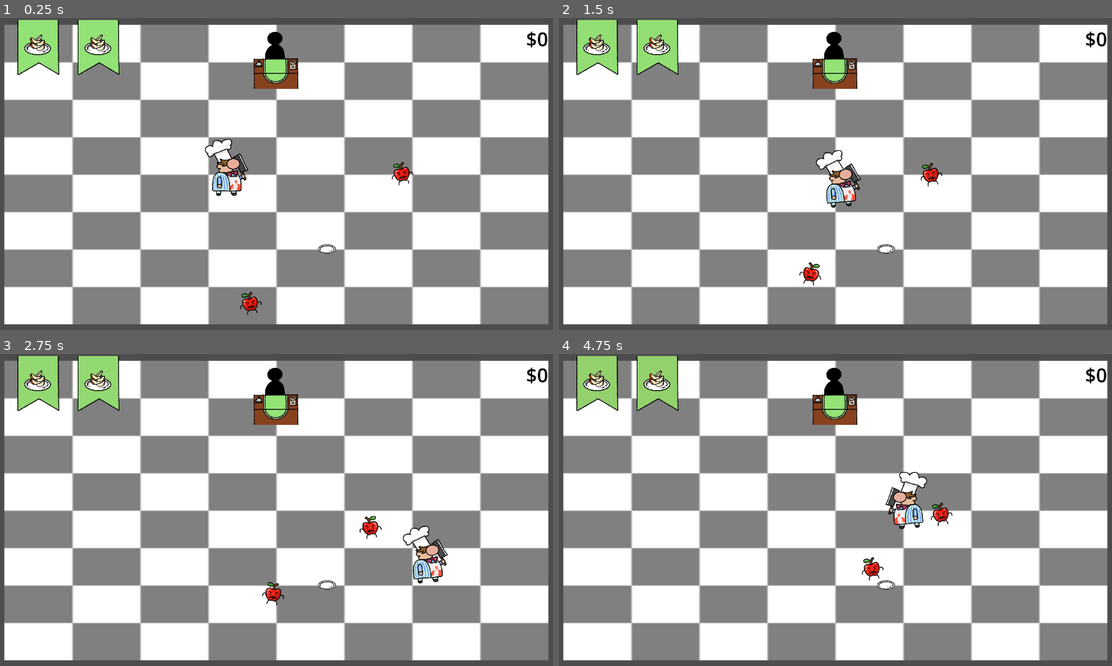
Above: before the commit, frames 1-4 (two rows, left to right).
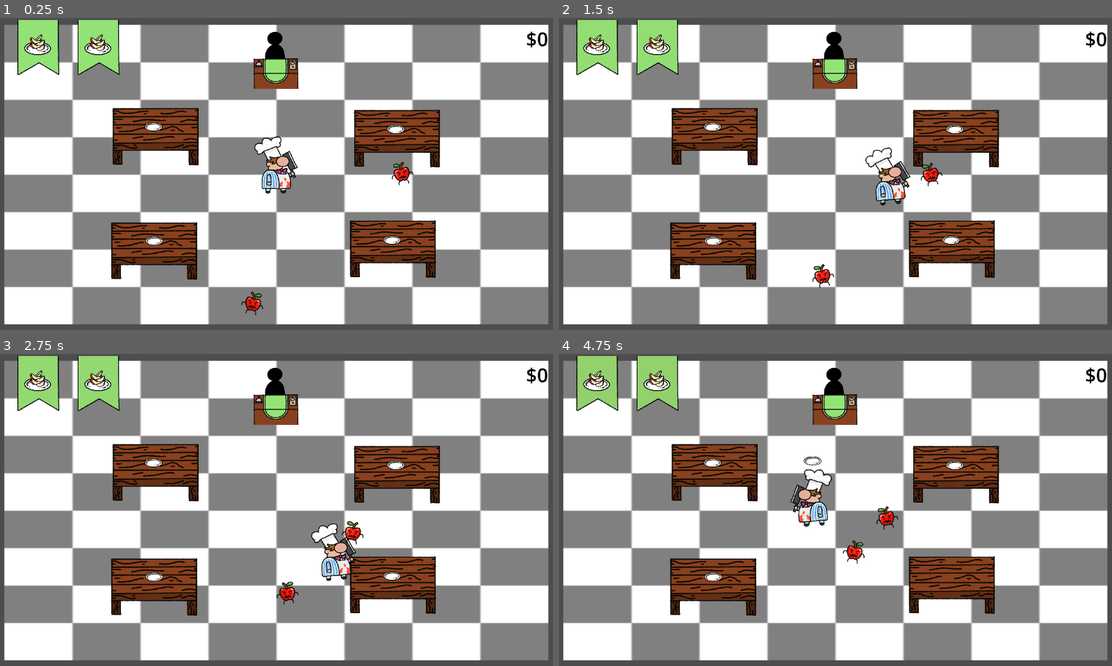
Above: after the commit, the same moments.

Repository: santosty25/Mortal-Cooking
Game: Godot game, scene res://Scenes/Main.tscn
Same seed, same stepped clock (60 frames per second), same inputs: the game is played once before the commit and once after it.
Inputs (mouse positions are in pixels of both pictures, inside the frame that each line leads up to):
- Up to frame 1 (0.25 s): no input
- Up to frame 2 (1.5 s): move the mouse to (957, 158) at 0.52 s; hold D (Move_Right) 0.53-1.28 s; click (957, 158) at 0.6 s; move the mouse to (724, 189) at 1.27 s; hold S (Move_Down) from 1.28 s (still down); tap Shift (Block) at 1.35 s
- Up to frame 3 (2.75 s): move the mouse to (331, 441) at 2.02 s; release S (Move_Down) at 2.03 s; hold D (Move_Right) from 2.03 s (still down); hold Space (Dash) from 2.03 s (still down)
- Up to frame 4 (4.75 s): move the mouse to (807, 572) at 2.77 s; release D (Move_Right) at 2.78 s; release Space (Dash) at 2.78 s; hold W (Move_Up) 2.78-3.53 s; tap E (Interact) at 2.85 s; move the mouse to (1001, 556) at 3.52 s; hold A (Move_Left) from 3.53 s (still down); click (1001, 556) at 3.6 s; move the mouse to (669, 463) at 4.27 s; tap Shift (Block) at 4.35 s

The runs differ from the first frame. In frame 1, 11% of the frame differs, in the area x 19-80%, y 28-96%; in frame 2, 11%; in frame 3, 11%; in frame 4, 11%, in the area x 19-80%, y 28-84%.

Commit message:
Added in tables

Diff:
--- a/Scenes/Main.tscn
+++ b/Scenes/Main.tscn
@@ -1,9 +1,12 @@
-[gd_scene load_steps=10 format=3 uid="uid://dwirvfmddfg78"]
+[gd_scene load_steps=13 format=3 uid="uid://c454qsgse2goj"]
 
 [ext_resource type="Script" path="res://Code/Main.gd" id="1_144we"]
 [ext_resource type="PackedScene" uid="uid://tq3hr05vu4ux" path="res://Scenes/Character/Player.tscn" id="2_cqwo3"]
 [ext_resource type="Texture2D" uid="uid://yt82fh5e344w" path="res://art/Background/KitchenFloor.png" id="2_uti5l"]
+[ext_resource type="PackedScene" uid="uid://xb8c4wa7xv0c" path="res://Scenes/Terrain/Table.tscn" id="3_dryq0"]
+[ext_resource type="AudioStream" uid="uid://cjkunrgd32t27" path="res://Audio/knifeSwing.mp3" id="3_fsxps"]
 [ext_resource type="PackedScene" uid="uid://bwyugn41cemsf" path="res://Scenes/Terrain/Serving_Location.tscn" id="4_7apyq"]
+[ext_resource type="AudioStream" uid="uid://cdevfceoiejec" path="res://Audio/running.mp3" id="4_ep0w6"]
 [ext_resource type="PackedScene" uid="uid://caunl41eul6nm" path="res://Scenes/Item/Plate.tscn" id="4_oynte"]
 [ext_resource type="PackedScene" uid="uid://by7wt3jib5pss" path="res://Scenes/Character/Apple.tscn" id="5_idls0"]
 [ext_resource type="AudioStream" uid="uid://c2u258shbqccu" path="res://Audio/JazzBackground.mp3" id="6_kwsm0"]
@@ -21,6 +24,33 @@
 position = Vector2(1.5, 2.00002)
 scale = Vector2(8.81641, 4.85938)
 texture = ExtResource("2_uti5l")
+
+[node name="Table" parent="." instance=ExtResource("3_dryq0")]
+position = Vector2(-502, -176)
+scale = Vector2(0.8, 0.8)
+collision_layer = 4
+collision_mask = 4
+
+[node name="Table2" parent="." instance=ExtResource("3_dryq0")]
+position = Vector2(-508, 299)
+scale = Vector2(0.8, 0.8)
+collision_layer = 4
+collision_mask = 4
+
+[node name="Table3" parent="." instance=ExtResource("3_dryq0")]
+position = Vector2(500, -168)
+scale = Vector2(0.8, 0.8)
+collision_layer = 4
+collision_mask = 4
+
+[node name="Table4" parent="." instance=ExtResource("3_dryq0")]
+position = Vector2(483, 291)
+scale = Vector2(0.8, 0.8)
+collision_layer = 4
+collision_mask = 4
+
+[node name="Serving_Location" parent="." instance=ExtResource("4_7apyq")]
+position = Vector2(0, -475)
 
 [node name="Walls" type="StaticBody2D" parent="."]
 scale = Vector2(2, 2)
@@ -47,24 +77,41 @@
 position = Vector2(0, -1)
 zoom = Vector2(0.5, 0.5)
 
+[node name="Player" parent="." instance=ExtResource("2_cqwo3")]
+position = Vector2(3, 1)
+collision_layer = 4
+
+[node name="knifeSwing" type="AudioStreamPlayer" parent="Player"]
+stream = ExtResource("3_fsxps")
+
+[node name="running" type="AudioStreamPlayer" parent="Player"]
+stream = ExtResource("4_ep0w6")
+
 [node name="OrderCooldown" type="Timer" parent="."]
 wait_time = 30.0
 autostart = true
 
-[node name="Serving_Location" parent="." instance=ExtResource("4_7apyq")]
-position = Vector2(0, -475)
+[node name="Plate" parent="." instance=ExtResource("4_oynte")]
+position = Vector2(481, 265)
+scale = Vector2(1, 1)
 
-[node name="Plate" parent="." instance=ExtResource("4_oynte")]
-position = Vector2(211, 302)
+[node name="Plate2" parent="." instance=ExtResource("4_oynte")]
+position = Vector2(-509, -205)
+scale = Vector2(1, 1)
+
+[node name="Plate3" parent="." instance=ExtResource("4_oynte")]
+position = Vector2(497, -195)
+scale = Vector2(1, 1)
+
+[node name="Plate4" parent="." instance=ExtResource("4_oynte")]
+position = Vector2(-506, 269)
+scale = Vector2(1, 1)
 
 [node name="Apple" parent="." instance=ExtResource("5_idls0")]
 position = Vector2(-102, 561)
 
 [node name="Apple2" parent="." instance=ExtResource("5_idls0")]
 position = Vector2(548, -3)
-
-[node name="Player" parent="." instance=ExtResource("2_cqwo3")]
-position = Vector2(-202, 11)
 
 [node name="Score" type="Label" parent="."]
 modulate = Color(0, 0, 0, 1)
--- /dev/null
+++ b/Scenes/Terrain/Table.tscn
@@ -0,0 +1,17 @@
+[gd_scene load_steps=3 format=3 uid="uid://xb8c4wa7xv0c"]
+
+[ext_resource type="Texture2D" uid="uid://b74i251p18tms" path="res://art/Terrain/table.png" id="1_qlr4m"]
+
+[sub_resource type="RectangleShape2D" id="RectangleShape2D_guj5l"]
+size = Vector2(437, 214.5)
+
+[node name="Table" type="StaticBody2D"]
+
+[node name="Sprite2D" type="Sprite2D" parent="."]
+position = Vector2(2.00005, 4.99998)
+scale = Vector2(0.481701, 0.50625)
+texture = ExtResource("1_qlr4m")
+
+[node name="CollisionShape2D" type="CollisionShape2D" parent="."]
+position = Vector2(3.5, -10.75)
+shape = SubResource("RectangleShape2D_guj5l")
